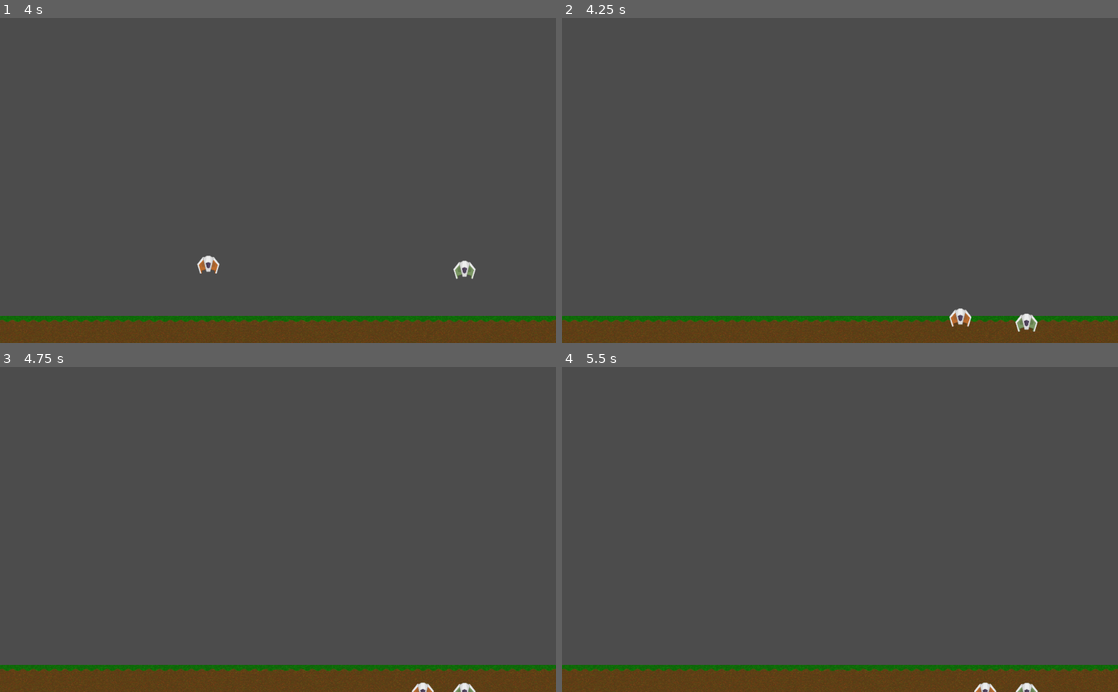
Above: before the commit, frames 1-4 (two rows, left to right).
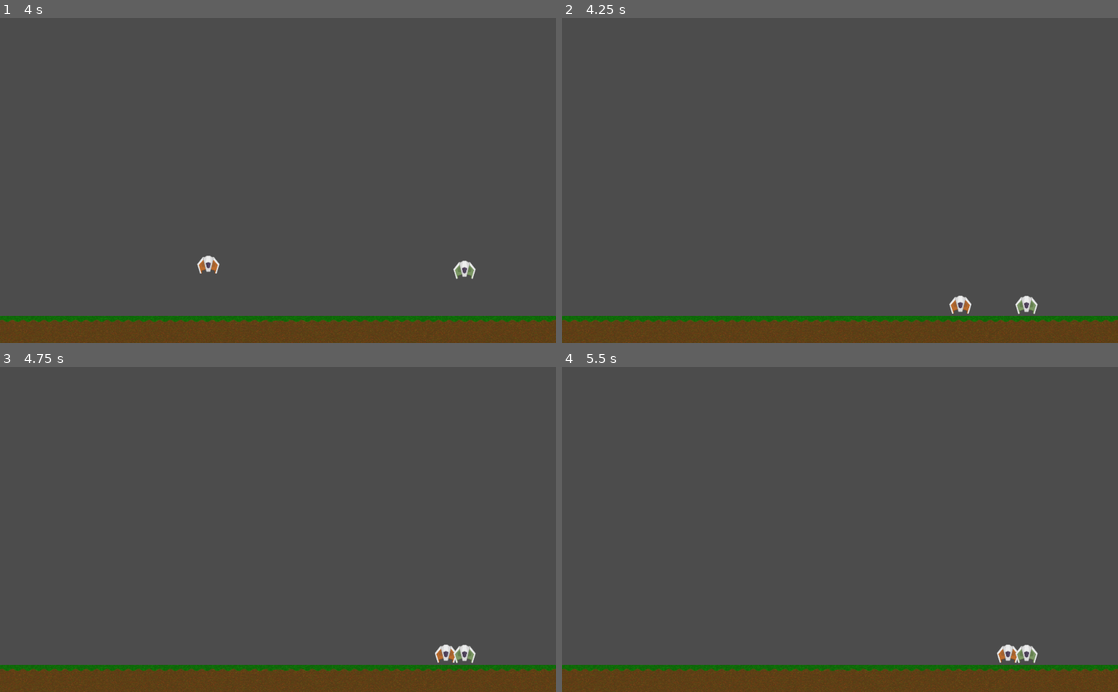
Above: after the commit, the same moments.

Repository: giraffegrenade/home-havoc
Game: Godot game, scene res://scenes/MainMenu.tscn
The game is run twice, just before and just after one commit, with the same random seed, the same clock (stepped at 60 frames per second) and the same inputs.
Inputs:
- Up to frame 1 (4 s): click "Play" at 0.5 s; click "Back" at 1.25 s; click "Play" at 2 s; click "Continue" at 2.75 s; hold Right (ui_right) from 3.53 s (still down)
- Up to frame 2 (4.25 s): keep holding Right (ui_right)
- Up to frame 3 (4.75 s): release Right (ui_right) at 4.28 s; hold Down (ui_down) from 4.28 s (still down)
- Up to frame 4 (5.5 s): tap Enter at 5 s; release Down (ui_down) at 5.03 s; hold Right (ui_right) from 5.03 s (still down)

Frame 1 is identical in both runs. In frame 2, 0.6% of the frame differs, in the area x 69-86%, y 85-97%; in frame 3, 0.5%; in frame 4, 0.5%.

Commit message:
Drones collide with floor

Diff:
--- a/HomeHavoc/scenes/Drone.gd
+++ b/HomeHavoc/scenes/Drone.gd
@@ -45,7 +45,7 @@
 	elif Input.is_action_pressed(up_input):
 		velocity.y = max(velocity.y - ACCELERATION, -MAX_SPEED)
 
-	if position.y >= screensize.y:
+	if position.y >= screensize.y - 70:
 		velocity.y = -5
 	if position.y <= 0:
 		velocity.y = 5
@@ -55,6 +55,6 @@
 		velocity.x = 5
 
 	position.x = clamp(position.x, 0, screensize.x)
-	position.y = clamp(position.y, 0, screensize.y)
+	position.y = clamp(position.y, 0, screensize.y - 70)
 
 	velocity = move_and_slide(velocity, UP)
--- a/HomeHavoc/scenes/Drone.tscn
+++ b/HomeHavoc/scenes/Drone.tscn
@@ -4,10 +4,10 @@
 [ext_resource path="res://art/P1.png" type="Texture" id=2]
 [ext_resource path="res://art/P2.png" type="Texture" id=3]
 
-[sub_resource type="RectangleShape2D" id=1]
+[sub_resource type="CircleShape2D" id=1]
 
 custom_solver_bias = 0.0
-extents = Vector2( 38.9226, 20.7833 )
+radius = 17.684
 
 [node name="KinematicBody2D" type="KinematicBody2D" index="0"]
 
@@ -37,3 +37,4 @@
 
 position = Vector2( 0, 0.0489502 )
 shape = SubResource( 1 )
+_sections_unfolded = [ "Transform" ]
--- a/HomeHavoc/scenes/Main.tscn
+++ b/HomeHavoc/scenes/Main.tscn
@@ -3,7 +3,7 @@
 [ext_resource path="res://art/bottom.png" type="Texture" id=1]
 [ext_resource path="res://scenes/Drone.tscn" type="PackedScene" id=2]
 
-[node name="Node" type="Node" index="0"]
+[node name="Node" type="Node"]
 
 [node name="Sprite" type="Sprite" parent="." index="0"]
 
--- a/HomeHavoc/scenes/MainMenu.tscn
+++ b/HomeHavoc/scenes/MainMenu.tscn
@@ -2,7 +2,7 @@
 
 [ext_resource path="res://scenes/MainMenu.gd" type="Script" id=1]
 
-[node name="CanvasLayer" type="CanvasLayer" index="0"]
+[node name="CanvasLayer" type="CanvasLayer"]
 
 layer = 1
 offset = Vector2( 0, 0 )
